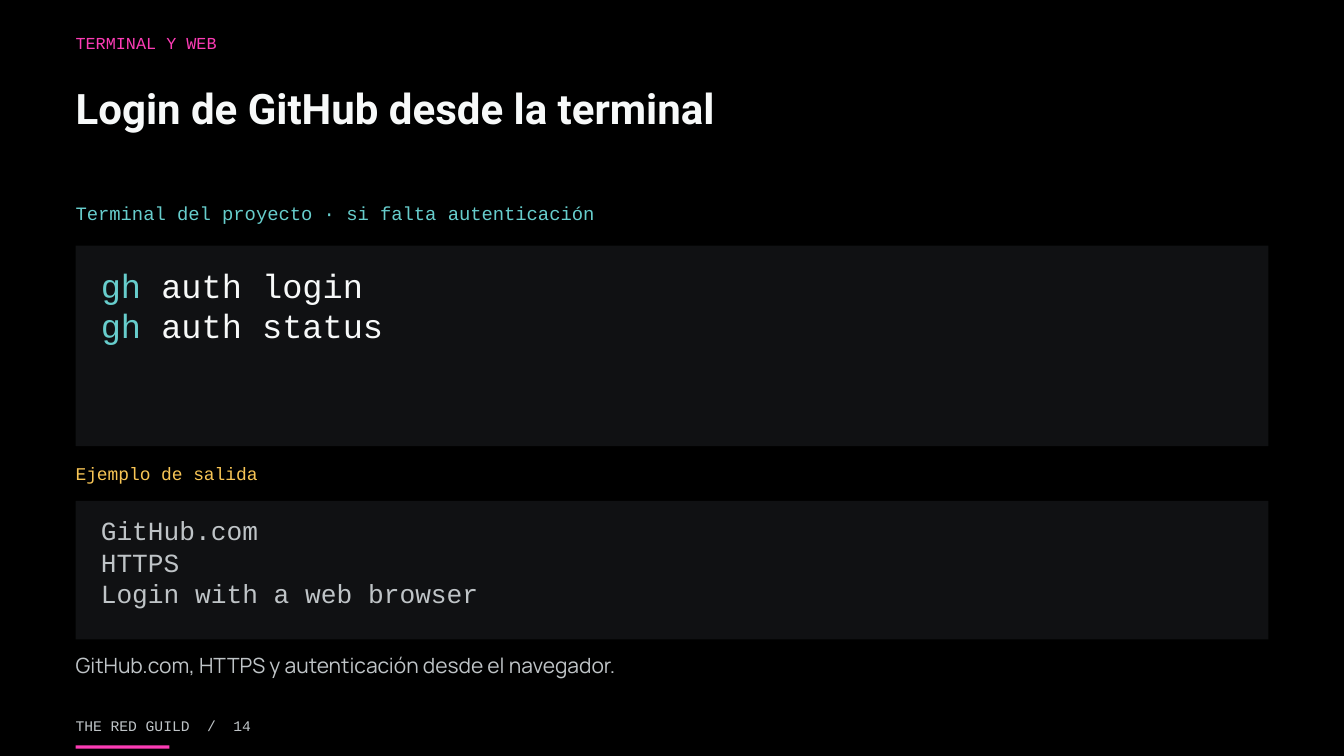
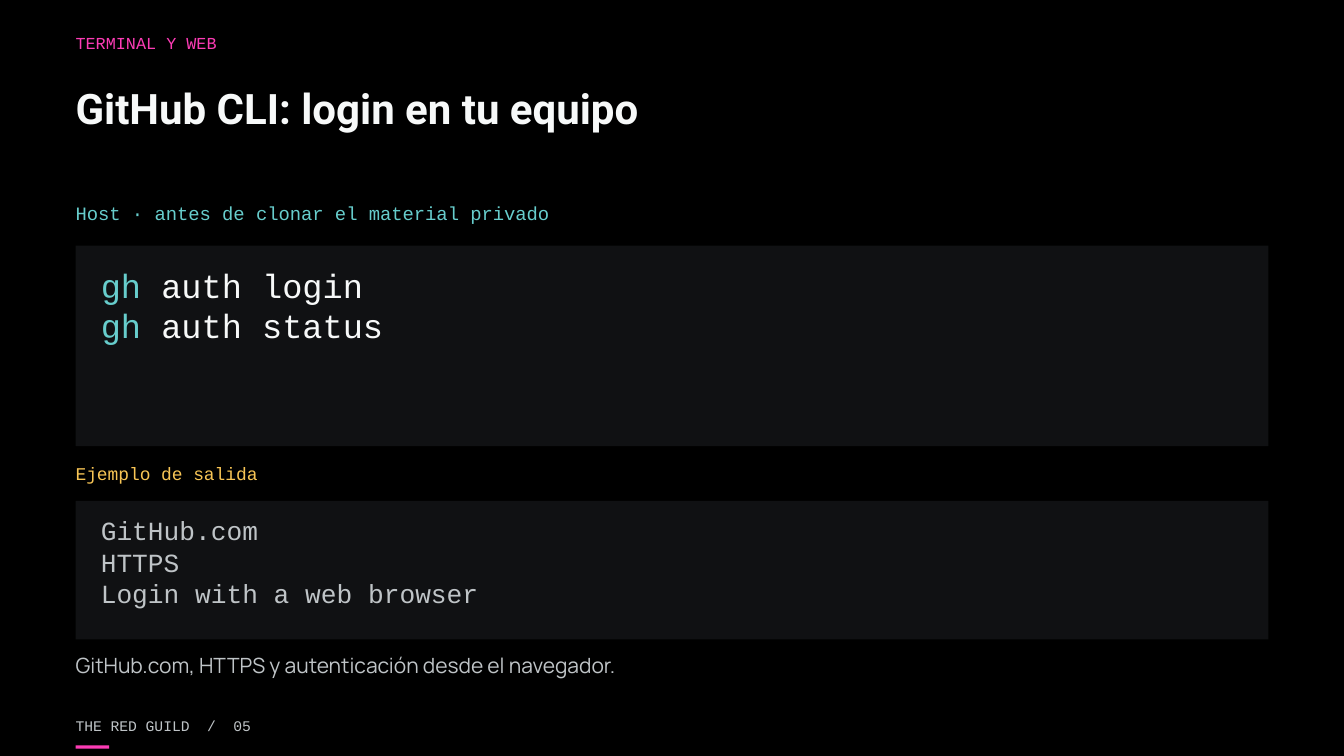
Before and after one commit to theredguild/github-ai-automation-lab, a slide deck: slide 5 of slides/workshop.pptx (slide 14 before the commit). Drawn at 1344x756 pixels with LibreOffice and Linux fonts; fonts in the diff are those of the drawing. Boxes give left, top, right and bottom in pixels: in the first picture for what was removed or moved away, otherwise in the second. Text is boxed around its words. In the diff, an @@ line names an element or a change of style, - is before the commit and + after.

```diff
--- a/slides/workshop.pptx
+++ b/slides/workshop.pptx
@@ text at box(76, 92, 638, 133): text changed @@
-Login de GitHub desde la terminal
+GitHub CLI: login en tu equipo
@@ text at box(76, 206, 549, 224): text changed @@
-Terminal del proyecto · si falta autenticación
+Host · antes de clonar el material privado
@@ text at box(76, 721, 251, 731): text changed @@
-THE RED GUILD / 14
+THE RED GUILD / 05
@@ rectangle: place and size @@
-rectangle at box(76, 746, 169, 749)
+rectangle at box(76, 746, 109, 749)
```
Also in this commit, not shown: 44 other slides changed, 5 slides added, 5 slides removed, 3 other files.
